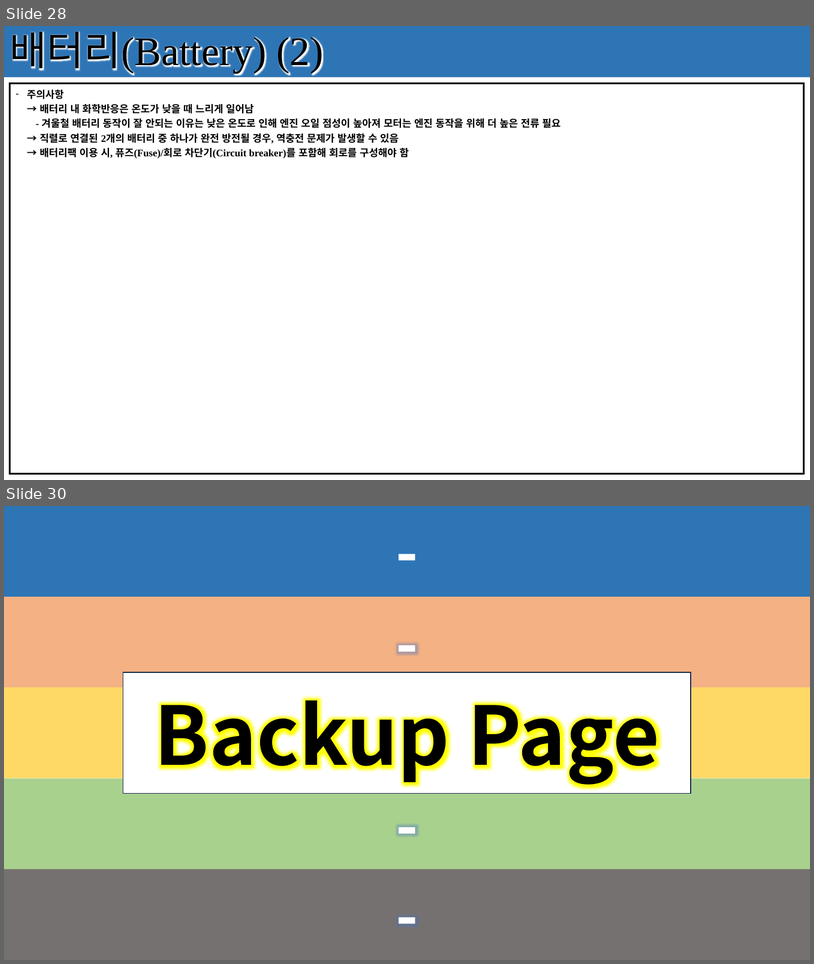
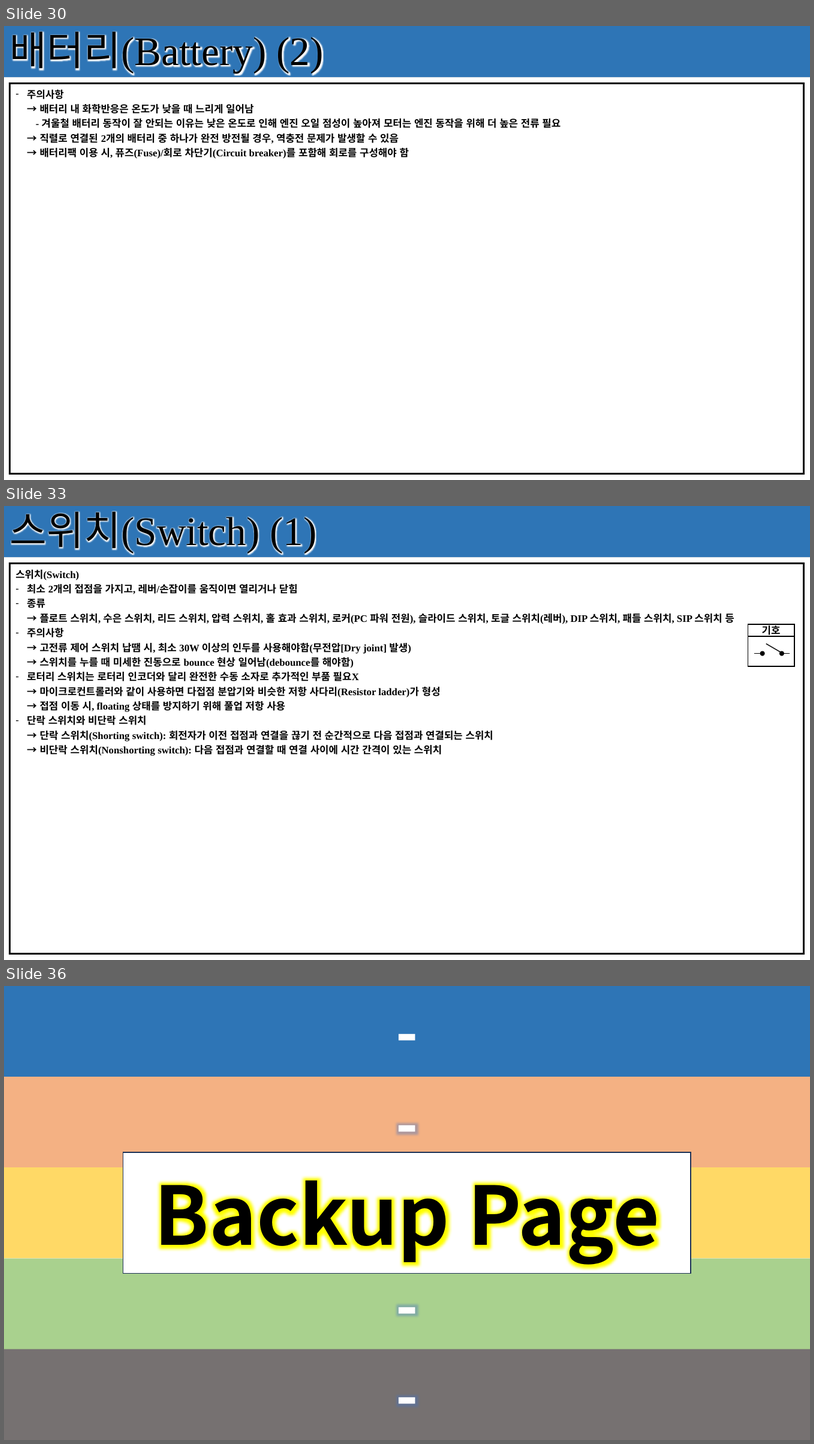
Before and after one commit to seonghokim/Study, a slide deck: Study Material/[KOR] Basic Electrical Circuit.pptx. Shown one above the other, each under a label of ours: slides 28 and 30 before the commit, slides 30, 33 and 36 after it; the slides between them are not shown. The pictures are 814x964 and 814x1444 pixels, drawn with LibreOffice and Linux fonts; fonts in the diff are those of the drawing. Boxes give left, top, right and bottom in pixels: in the first picture for what was removed or moved away, otherwise in the second. Text is boxed around its words. In the diff, an @@ line names an element or a change of style, - is before the commit and + after.

```diff
--- a/Study Material/[KOR] Basic Electrical Circuit.pptx
+++ b/Study Material/[KOR] Basic Electrical Circuit.pptx
@@ slide 33 added at bbox=[4, 506, 810, 960], background #FFFFFF; not listed: 1 template element that a slide beside it also shows @@
@@ rectangle added at bbox=[4, 506, 810, 558], fill #2E75B6, 48 pt, text #000000 @@
+스위치(Switch) (1)
@@ table added at bbox=[9, 564, 804, 953], 1 rows, 1 columns @@
+스위치(Switch) / 최소 2개의 접점을 가지고, 레버/손잡이를 움직이면 열리거나 닫힘 / 종류 / → 플로트 스위치, 수은 스위치, 리드 스위치, 압력 스위치, 홀 효과 스위치, 로커(PC 파워 전원), 슬라이드 스위치, 토글 스위치(레버), DIP 스위치, 패들 스위치, SIP 스위치 등 / 주의사항 / → 고전류 제어 스위치 납땜 시, 최소 30W 이상의 인두를 사용해야함(무전압[Dry joint] 발생) / → 스위치를 누를 때 미세한 진동으로 bounce 현상 일어남(debounce를 해야함) / 로터리 스위치는 로터리 인코더와 달리 완전한 수동 소자로 추가적인 부품 필요X / → 마이크로컨트롤러와 같이 사용하면 다접점 분압기와 비슷한 저항 사다리(Resistor ladder)가 형성 / → 접점 이동 시, floating 상태를 방지하기 위해 풀업 저항 사용 / 단락 스위치와 비단락 스위치 / → 단락 스위치(Shorting switch): 회전자가 이전 접점과 연결을 끊기 전 순간적으로 다음 접점과 연결되는 스위치 / → 비단락 스위치(Nonshorting switch): 다음 접점과 연결할 때 연결 사이에 시간 간격이 있는 스위치
@@ group added at bbox=[749, 625, 795, 666]: 3 lines, 2 ellipses, 2 rectangles @@
+기호
@@ what was slide 28 is now slide 30 @@
@@ what was slide 30 is now slide 36 @@
```
Also in this commit, not shown: 4 slides changed, 5 other slides added.
